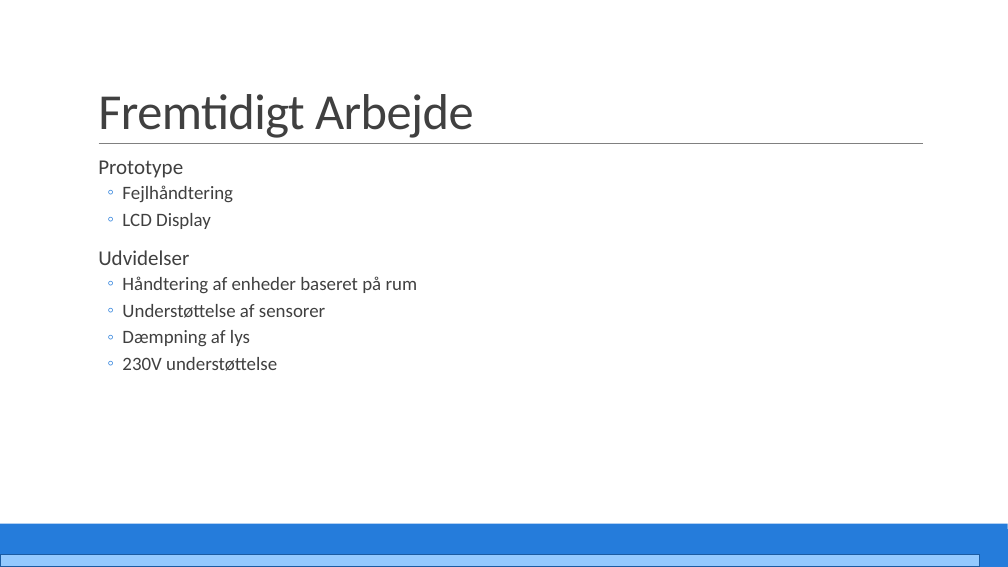
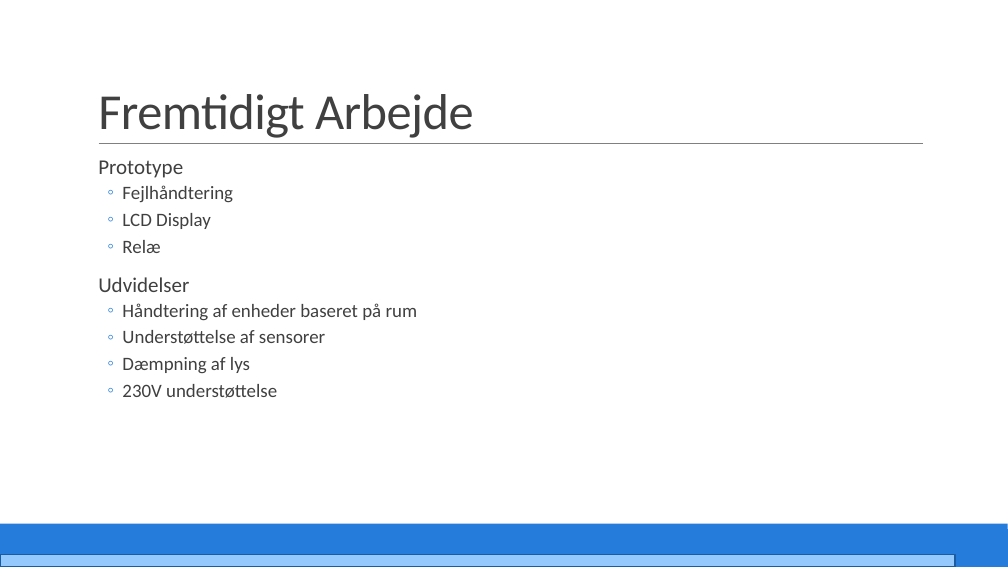
Before and after one commit to PRJ2GR15/Rapport, a slide deck: slide 36 of Fremlæggelse/Fremlæggelse.pptm. Drawn at 1008x567 pixels with LibreOffice and Linux fonts; fonts in the diff are those of the drawing. Boxes give left, top, right and bottom in pixels: in the first picture for what was removed or moved away, otherwise in the second. Text is boxed around its words. In the diff, an @@ line names an element or a change of style, - is before the commit and + after.

```diff
--- a/Fremlæggelse/Fremlæggelse.pptm
+++ b/Fremlæggelse/Fremlæggelse.pptm
@@ text at (x1=122, y1=240, x2=160, y2=253): paragraph added @@
+  ◦ Relæ
@@ rectangle resized from (x1=0, y1=554, x2=979, y2=567) to (x1=0, y1=554, x2=955, y2=567) @@
```
Also in this commit, not shown: 36 other slides changed, 1 slide added, 1 slide removed, 1 other file.
